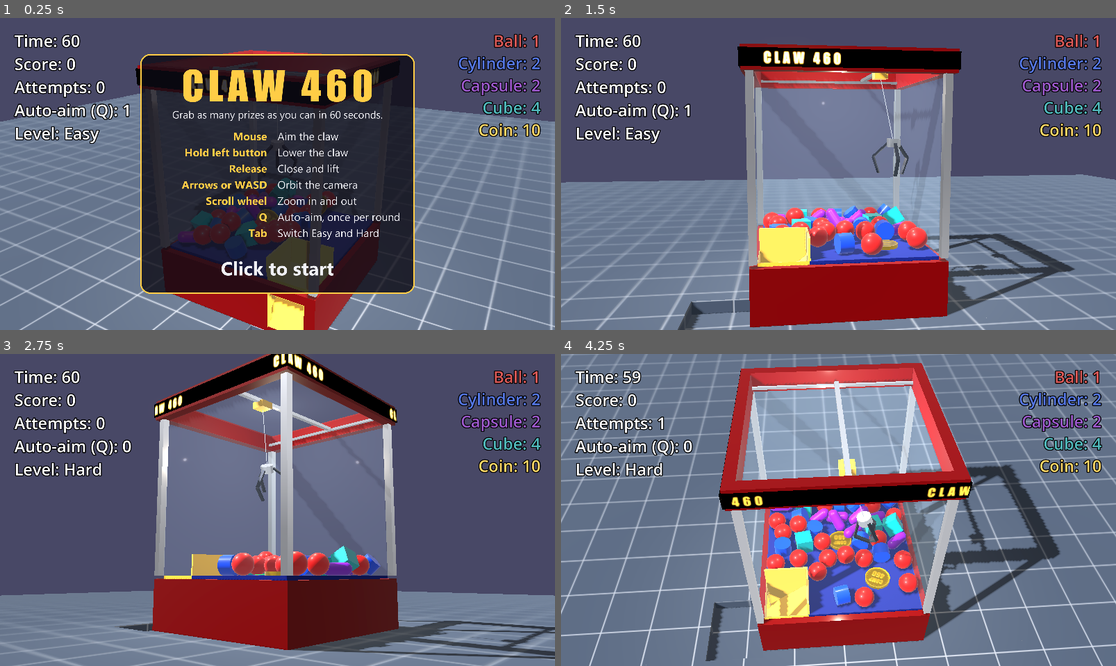
Above: before the commit, frames 1-4 (two rows, left to right).
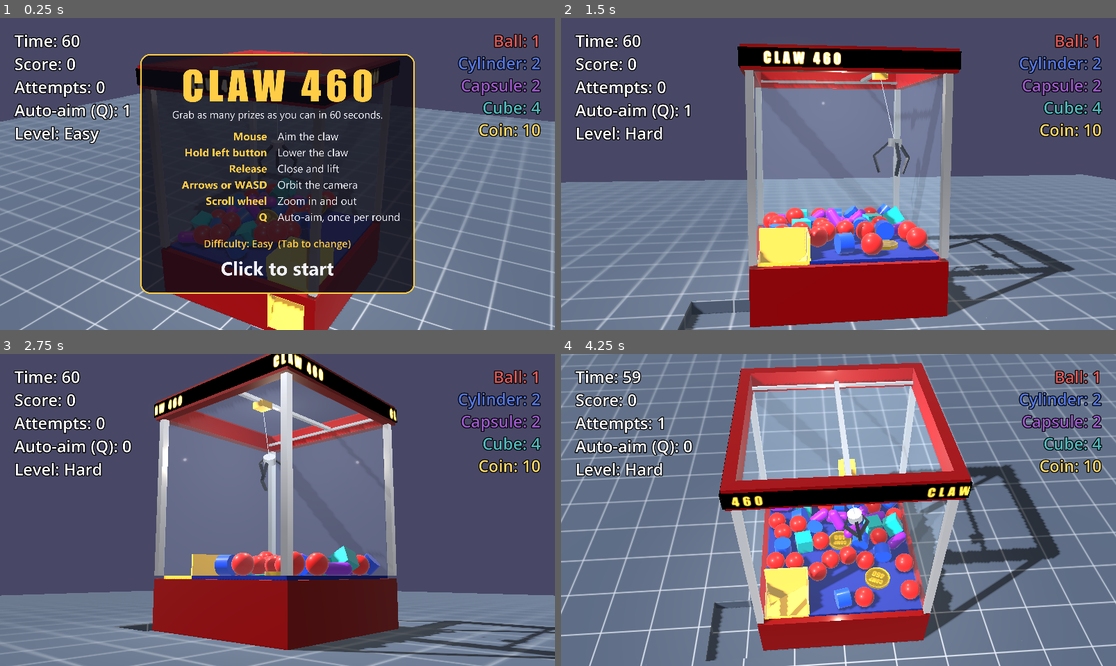
Above: after the commit, the same moments.

Repository: jdwarr3n/comp460-example-game
Game: Godot game, scene res://main.tscn
The game is run twice, just before and just after one commit, with the same random seed, the same clock (stepped at 60 frames per second) and the same inputs. Sound files missing from this copy of the repository are replaced by a short silence.
Inputs (mouse positions are in pixels of both pictures, inside the frame that each line leads up to):
- Up to frame 1 (0.25 s): no input
- Up to frame 2 (1.5 s): tap Enter at 0.5 s; move the mouse to (960, 158) at 0.52 s; hold Right 0.53-1.28 s; tap Tab at 0.6, 1.35 s; click (960, 158) at 0.67 s; tap Space at 0.77 s; move the mouse to (727, 189) at 1.27 s; hold Down from 1.28 s (still down)
- Up to frame 3 (2.75 s): tap Space at 1.52 s; move the mouse to (333, 441) at 2.02 s; release Down at 2.03 s; hold Right from 2.03 s (still down); tap Q at 2.1 s; tap Tab at 2.3 s
- Up to frame 4 (4.25 s): move the mouse to (810, 572) at 2.77 s; release Right at 2.78 s; hold Up 2.78-3.53 s; tap R at 2.85 s; click (810, 572) at 2.92 s; tap Space at 3.02, 3.77 s; tap Tab at 3.05, 3.6 s; move the mouse to (1005, 556) at 3.52 s; hold Left from 3.53 s (still down)

The runs differ from the first frame. In frame 1, 0.5% of the frame differs, in the area x 36-69%, y 67-75%; in frame 2, 0.4%; in frame 3, 0.6%; in frame 4, 1.9%, in the area x 37-76%, y 8-83%.

Commit message:
Claw 460: collision sounds and difficulty between games
Collisions make sounds during a round, and the motors play only then.
Difficulty moves to the start and end screens, with Tab ignored during
a round.

Co-Authored-By: Claude Opus 5.5 <noreply@anthropic.com>

Diff:
--- a/claw/claw.gd
+++ b/claw/claw.gd
@@ -53,6 +53,7 @@
 var target := Vector3.ZERO ## Where the carriage is heading.
 var mouse_aim := true
 var drop_held := false ## Lets a test hold the drop button.
+var motors_on := true ## The game turns the motor sounds off between rounds.
 var drops_enabled := true ## The game turns this off when the round is over.
 var auto_aim_target: Node3D = null ## While set, the claw follows this and ignores the mouse.
 
@@ -71,6 +72,8 @@
 var _timer := 0.0
 var _home := Vector3.ZERO
 var _last_cable_length := 0.0
+var _hit_sounds: Node = null
+var _part_speeds := {}
 
 
 func _ready() -> void:
@@ -80,6 +83,11 @@
 	_home = carriage.global_position
 	hub.linear_damp = sway_damping
 	_set_fingers(-close_speed, OPEN_STRENGTH)
+	_hit_sounds = get_tree().current_scene.get_node_or_null("HitSounds")
+	for part: RigidBody3D in [hub, $FingerA, $FingerB, $FingerC]:
+		part.contact_monitor = true
+		part.max_contacts_reported = 4
+		part.body_entered.connect(_on_claw_hit.bind(part))
 
 
 func _unhandled_input(event: InputEvent) -> void:
@@ -98,9 +106,11 @@
 	var carriage_velocity := (carriage.global_position - before) / delta
 	_apply_cable(cable_rate, carriage_velocity, delta)
 	_tilt_claw()
-	_set_motor(carriage_sound, carriage_velocity.length() > 0.02, delta)
-	_set_motor(cable_sound, cable_length != _last_cable_length, delta)
+	_set_motor(carriage_sound, motors_on and carriage_velocity.length() > 0.02, delta)
+	_set_motor(cable_sound, motors_on and cable_length != _last_cable_length, delta)
 	_last_cable_length = cable_length
+	for part in [hub, $FingerA, $FingerB, $FingerC]:
+		_part_speeds[part] = part.linear_velocity.length()
 
 
 func _process(_delta: float) -> void:
@@ -222,6 +232,12 @@
 		hinge.set_param(HingeJoint3D.PARAM_MOTOR_MAX_IMPULSE, strength)
 
 
+# Prizes make their own sound when the claw hits them, so this is for the cabinet.
+func _on_claw_hit(body: Node, part: RigidBody3D) -> void:
+	if _hit_sounds != null and body is StaticBody3D:
+		_hit_sounds.hit("metal", _part_speeds.get(part, 0.0))
+
+
 func _set_motor(player: AudioStreamPlayer, running: bool, delta: float) -> void:
 	var full := db_to_linear(motor_volume_db)
 	var level := full if running else 0.0
--- a/game.gd
+++ b/game.gd
@@ -5,7 +5,8 @@
 #
 # Q locks the claw onto the prize nearest the mouse, until the attempt is over. You get one
 # per round.
-# Difficulty is how much the physics is damped. Tab switches between Easy and Hard.
+# Difficulty is how much the physics is damped. Tab switches between Easy and Hard on the start
+# and end screens.
 
 ## How many of each prize are in a pile: about 1 / value.
 const PILE := [
@@ -24,6 +25,8 @@
 @export var auto_aims := 1 ## How many times Q works per round.
 @export var value_lighten := 0.3 ## Lightens the prize colors in the value list.
 @export var final_score_size := 0.09 ## Height of the final score, as a share of the window.
+@export var difficulty_size := 0.032 ## Height of the difficulty line, as a share of the window.
+@export var difficulty_line_offset := 400.0 ## Below the overlay's center, in overlay pixels.
 @export var music_volume_db := -24.0
 @export var music_fade_seconds := 1.0 ## Length of every music fade.
 @export var replay_fade_speed := 3.0 ## Speeds up the fade after a click to play again.
@@ -62,12 +65,14 @@
 @onready var label: Label = $UI/Status
 @onready var values: RichTextLabel = $UI/Values
 @onready var final: Label = $UI/Final
+@onready var difficulty: Label = $UI/Difficulty
 @onready var start_overlay: TextureRect = $UI/StartOverlay
 @onready var end_overlay: TextureRect = $UI/EndOverlay
 @onready var camera: Camera3D = $Camera
 @onready var start_music: AudioStreamPlayer = $StartMusic
 @onready var game_music: AudioStreamPlayer = $GameMusic
 @onready var countdown_tick: AudioStreamPlayer = $CountdownTick
+@onready var hit_sounds: Node = $HitSounds
 @onready var marquee := $Cabinet/Marquee/Logo
 
 
@@ -76,6 +81,7 @@
 	auto_aims_left = auto_aims
 	_show_values()
 	$Claw.drop_started.connect(_on_drop_started)
+	get_viewport().size_changed.connect(_show_score)
 	$Claw.drops_enabled = false
 	countdown_tick.volume_db = countdown_volume_db
 	game_music.stream = GAME_TRACKS.pick_random()
@@ -92,7 +98,7 @@
 		elif phase == Phase.OVER and over_seconds >= replay_delay:
 			leaving = true
 	if event is InputEventKey and event.pressed and not event.echo:
-		if event.keycode == KEY_TAB:
+		if event.keycode == KEY_TAB and phase != Phase.PLAYING:
 			hard = not hard
 			_apply_difficulty()
 			_show_score()
@@ -104,6 +110,8 @@
 
 func _physics_process(delta: float) -> void:
 	marquee.dimmed = clock_running
+	$Claw.motors_on = phase == Phase.PLAYING
+	hit_sounds.enabled = phase == Phase.PLAYING
 	_update_music(delta)
 	# The click that starts the game mustn't also drop the claw.
 	if waiting_for_release and not Input.is_mouse_button_pressed(MOUSE_BUTTON_LEFT):
@@ -226,8 +234,15 @@
 	end_overlay.visible = phase == Phase.OVER
 	final.visible = phase == Phase.OVER
 	final.text = "Final score\n%d" % score
-	# The overlay image scales with the window, so the score has to as well.
-	final.add_theme_font_size_override("font_size", int(get_viewport().get_visible_rect().size.y * final_score_size))
+	difficulty.visible = phase != Phase.PLAYING
+	difficulty.text = "Difficulty: %s  (Tab to change)" % ("Hard" if hard else "Easy")
+	# The overlay image scales with the window, so the text on it has to as well.
+	var window := get_viewport().get_visible_rect().size
+	final.add_theme_font_size_override("font_size", int(window.y * final_score_size))
+	difficulty.add_theme_font_size_override("font_size", int(window.y * difficulty_size))
+	var picture := start_overlay.texture.get_size()
+	var scale_to_window := minf(start_overlay.size.x / picture.x, start_overlay.size.y / picture.y)
+	difficulty.position.y = window.y / 2.0 + difficulty_line_offset * scale_to_window - difficulty.size.y / 2.0
 
 
 # Builds the table of prize values from the prizes themselves, so it can't go out of date.
--- a/main.tscn
+++ b/main.tscn
@@ -8,6 +8,7 @@
 [ext_resource type="Texture2D" path="res://end_overlay.png" id="end_overlay"]
 [ext_resource type="AudioStream" path="res://audio/music_between.wav" id="music_start"]
 [ext_resource type="AudioStream" path="res://audio/countdown_tick.wav" id="countdown_tick"]
+[ext_resource type="Script" path="res://prizes/hit_sounds.gd" id="hit_sounds"]
 [ext_resource type="Texture2D" path="res://cabinet/reflection_room.png" id="reflection_room"]
 [ext_resource type="Texture2D" path="res://cabinet/floor_tile.png" id="floor_tile"]
 [ext_resource type="Texture2D" path="res://cabinet/floor_tile_normal.png" id="floor_tile_normal"]
@@ -149,6 +150,9 @@
 
 [node name="CountdownTick" type="AudioStreamPlayer" parent="."]
 stream = ExtResource("countdown_tick")
+
+[node name="HitSounds" type="Node" parent="."]
+script = ExtResource("hit_sounds")
 
 [node name="UI" type="CanvasLayer" parent="."]
 
@@ -198,6 +202,14 @@
 stretch_mode = 5
 mouse_filter = 2
 
+[node name="Difficulty" type="Label" parent="UI"]
+visible = false
+anchors_preset = 10
+anchor_right = 1.0
+horizontal_alignment = 1
+vertical_alignment = 1
+theme_override_colors/font_color = Color(1, 0.8, 0.27, 1)
+
 [node name="Final" type="Label" parent="UI"]
 visible = false
 anchors_preset = 15
--- a/prizes/disc.tscn
+++ b/prizes/disc.tscn
@@ -34,6 +34,7 @@
 angular_damp = 5.0
 script = ExtResource("script")
 prize_name = "Coin"
+metal = true
 value = 10
 
 [node name="Mesh" type="MeshInstance3D" parent="."]
--- /dev/null
+++ b/prizes/hit_sounds.gd
@@ -0,0 +1,45 @@
+extends Node
+# Plays collision sounds. Harder hits are louder, tiny bumps are ignored, and only a few sounds
+# play at once, so a pile of prizes doesn't turn into noise. The game turns this on during a round.
+
+const SOUNDS := {
+	"soft": preload("res://audio/hit_soft.wav"),
+	"plastic": preload("res://audio/hit_plastic.wav"),
+	"metal": preload("res://audio/hit_metal.wav"),
+}
+
+@export var voices := 6 ## How many sounds can play at once.
+@export var min_speed := 0.4 ## Hits slower than this make no sound.
+@export var full_speed := 3.0 ## Hits this fast are at full volume.
+@export var quiet_db := -34.0 ## Volume of the softest hit.
+@export var loud_db := -16.0 ## Volume of the hardest hit.
+@export var min_gap := 0.03 ## Seconds between sounds.
+
+var enabled := false
+var played := 0
+
+var _players: Array[AudioStreamPlayer] = []
+var _last_time := -1.0
+
+
+func _ready() -> void:
+	for i in voices:
+		var player := AudioStreamPlayer.new()
+		add_child(player)
+		_players.append(player)
+
+
+func hit(kind: String, speed: float) -> void:
+	var now := Time.get_ticks_msec() / 1000.0
+	if not enabled or speed < min_speed or now - _last_time < min_gap:
+		return
+	for player in _players:
+		if not player.playing:
+			var strength := clampf((speed - min_speed) / (full_speed - min_speed), 0.0, 1.0)
+			player.stream = SOUNDS[kind]
+			player.volume_db = lerpf(quiet_db, loud_db, strength)
+			player.pitch_scale = randf_range(0.92, 1.08)
+			player.play()
+			_last_time = now
+			played += 1
+			return
--- a/prizes/prize.gd
+++ b/prizes/prize.gd
@@ -3,3 +3,30 @@
 
 @export var prize_name := "Ball"
 @export var value := 1
+@export var metal := false ## Clinks when it hits something.
+
+var _speed := 0.0
+var _sounds: Node = null
+
+
+func _ready() -> void:
+	_sounds = get_tree().current_scene.get_node_or_null("HitSounds")
+	contact_monitor = true
+	max_contacts_reported = 4
+	body_entered.connect(_on_body_entered)
+
+
+# Speed from the last tick, because a hit has already slowed the prize by the time it's reported.
+func _physics_process(_delta: float) -> void:
+	_speed = linear_velocity.length()
+
+
+func _on_body_entered(body: Node) -> void:
+	if _sounds == null:
+		return
+	if metal or not (body is StaticBody3D or "prize_name" in body):
+		_sounds.hit("metal", _speed)
+	elif body is StaticBody3D:
+		_sounds.hit("soft", _speed)
+	else:
+		_sounds.hit("plastic", _speed)
Not shown, added: prizes/hit_sounds.gd.uid
Binary file changed: start_overlay.png
Not shown, changed: notes/claw-design.md
Not shown, changed: notes/claw-plan.md
